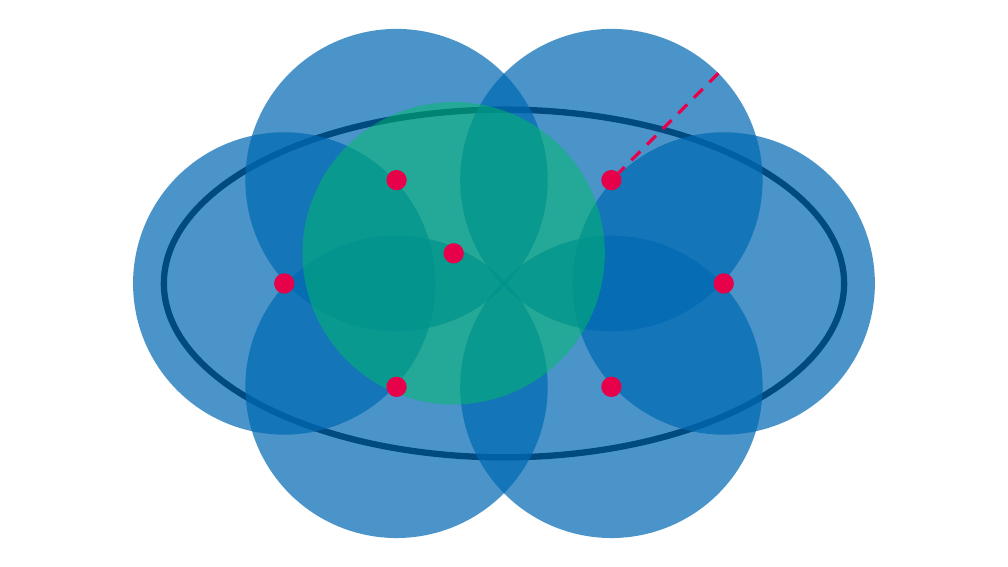
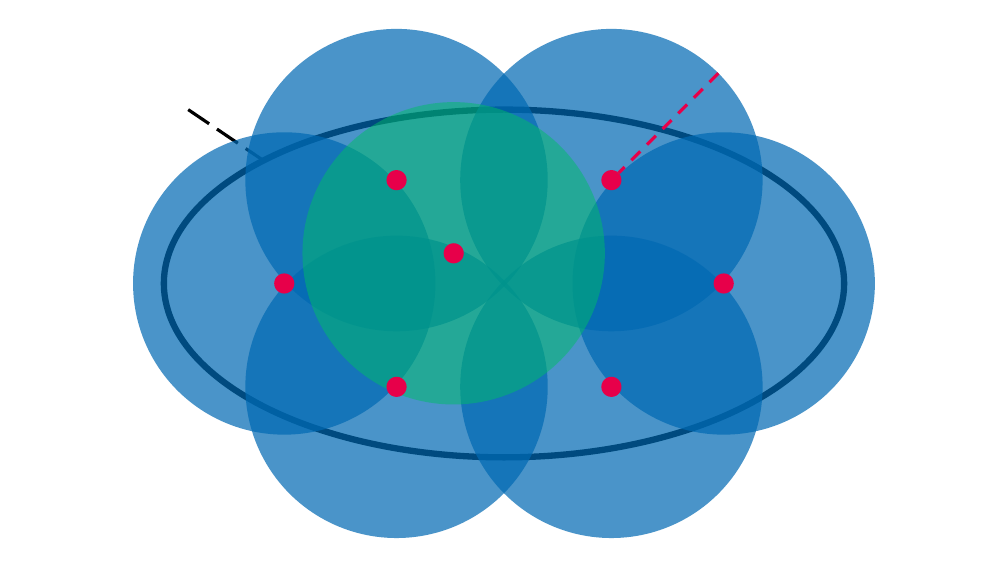
Before and after one commit to mrvnthss/QuantFoundationsAI, a slide deck: slide 1 of other/pptx/epsilon-net.pptx. Drawn at 1008x567 pixels with LibreOffice and Linux fonts; fonts in the diff are those of the drawing. Boxes give left, top, right and bottom in pixels: in the first picture for what was removed or moved away, otherwise in the second. Text is boxed around its words. In the diff, an @@ line names an element or a change of style, - is before the commit and + after.

```diff
--- a/other/pptx/epsilon-net.pptx
+++ b/other/pptx/epsilon-net.pptx
@@ line added from (188, 110) to (264, 160), #000000 3 pt dashed @@
```
Also in this commit, not shown: 3 other files.
